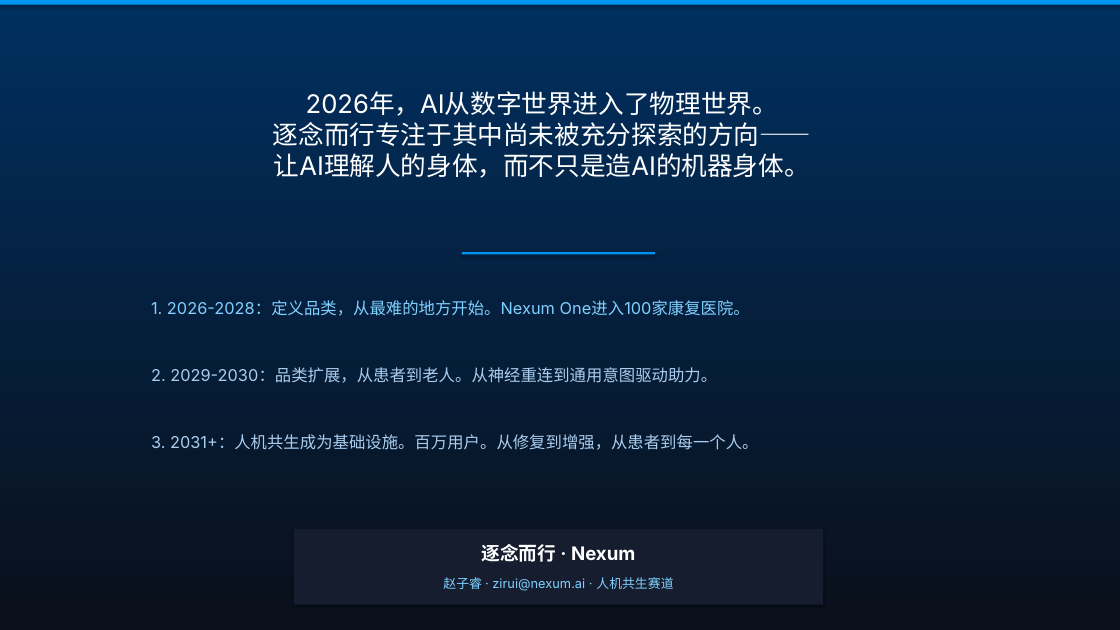
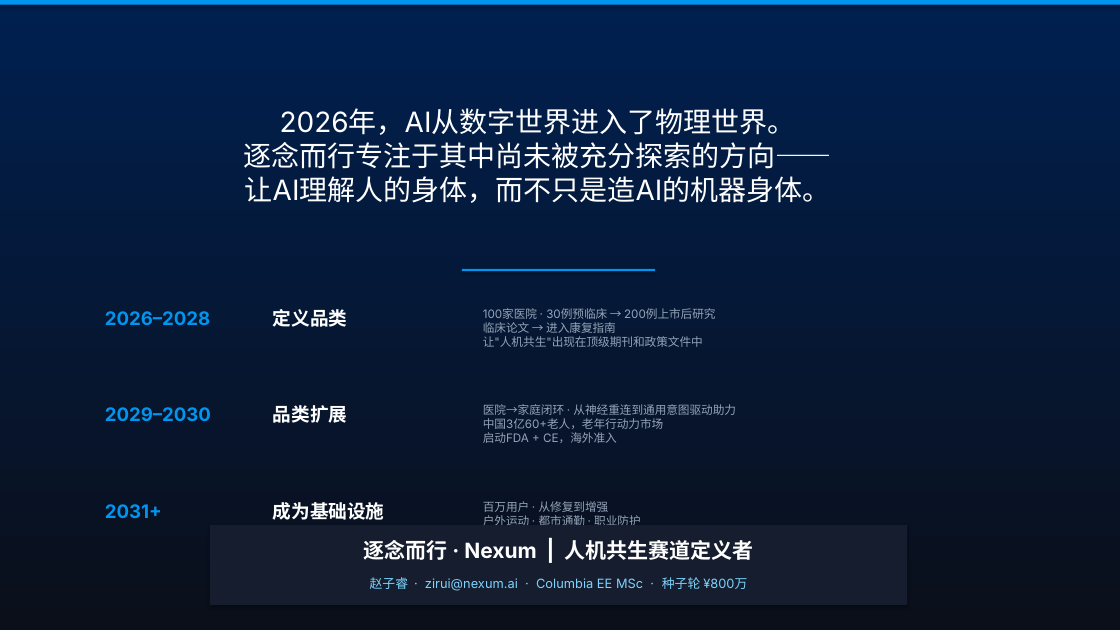
Before and after one commit to nexum-bci/nexum-bci.github.io, a slide deck: slide 12 of docs/Nexum_Pitch_Deck.pptx. Drawn at 1120x630 pixels with LibreOffice and Linux fonts; fonts in the diff are those of the drawing. Boxes give left, top, right and bottom in pixels: in the first picture for what was removed or moved away, otherwise in the second. Text is boxed around its words. In the diff, an @@ line names an element or a change of style, - is before the commit and + after.

```diff
--- a/docs/Nexum_Pitch_Deck.pptx
+++ b/docs/Nexum_Pitch_Deck.pptx
@@ rectangle at <box>0,0,1120,630</box>: fill gradient #0A0F1A to #003060 to gradient #0A0F1A to #002050 @@
@@ text "2026年，AI从数字世界进入了物理世界。 逐念而行专注于其中尚未被充分探索的方向—— 让AI理解人的身体，而不只是造A ...": place and size @@
-text "2026年，AI从数字世界进入了物理世界。 逐念而行专注于其中尚未被充分探索的方向—— 让AI理解人的身体，而不只是造A ..." at <box>273,92,811,178</box>
+text "2026年，AI从数字世界进入了物理世界。 逐念而行专注于其中尚未被充分探索的方向—— 让AI理解人的身体，而不只是造A ..." at <box>244,109,832,203</box>
@@ text "2026年，AI从数字世界进入了物理世界。 逐念而行专注于其中尚未被充分探索的方向—— 让AI理解人的身体，而不只是造A ..." at <box>244,109,832,203</box>: size 22 to 24 pt; more space between paragraphs @@
@@ rectangle: place and size @@
-rectangle at <box>462,252,655,255</box>
+rectangle at <box>462,269,655,271</box>
@@ text at <box>105,311,210,325</box>: text changed; size 14 to 16 pt; text colour #80D0FF to #0096F0; bold on @@
-1. 2026-2028：定义品类，从最难的地方开始。Nexum One进入100家康复医院。
+2026–2028
@@ text at <box>273,309,347,327</box>: text changed; size 14 to 16 pt; text colour #AACCEE to #FFFFFF; bold on @@
-2. 2029-2030：品类扩展，从患者到老人。从神经重连到通用意图驱动助力。
+定义品类
@@ text at <box>483,308,716,347</box>: text changed; size 14 to 10 pt; text colour #AACCEE to #94A3B8 @@
-3. 2031+：人机共生成为基础设施。百万用户。从修复到增强，从患者到每一个人。
+100家医院 · 30例预临床 → 200例上市后研究
+临床论文 → 进入康复指南
+让"人机共生"出现在顶级期刊和政策文件中
@@ text added at <box>105,407,211,421</box>, 16 pt, text #0096F0, bold @@
+2029–2030
@@ text added at <box>273,405,347,423</box>, 16 pt, text #FFFFFF, bold @@
+品类扩展
@@ text added at <box>483,404,736,443</box>, 10 pt, text #94A3B8 @@
+医院→家庭闭环 · 从神经重连到通用意图驱动助力
+中国3亿60+老人，老年行动力市场
+启动FDA + CE，海外准入
@@ text added at <box>105,504,162,518</box>, 16 pt, text #0096F0, bold @@
+2031+
@@ text added at <box>273,502,385,520</box>, 16 pt, text #FFFFFF, bold @@
+成为基础设施
@@ text added at <box>483,501,715,543</box>, 10 pt, text #94A3B8 @@
+百万用户 · 从修复到增强
+户外运动 · 都市通勤 · 职业防护
+人机共生像智能手机一样成为日常生活一部分
@@ rectangle: place and size @@
-rectangle at <box>294,529,823,605</box>
+rectangle at <box>210,525,907,605</box>
@@ text at <box>364,540,754,560</box>: text changed; size 16 to 18 pt @@
-逐念而行 · Nexum
+逐念而行 · Nexum | 人机共生赛道定义者
@@ text at <box>370,577,747,591</box>: text changed; text colour #80D0FF to #7DD3FC @@
-赵子睿 · zirui@nexum.ai · 人机共生赛道
+赵子睿 · zirui@nexum.ai · Columbia EE MSc · 种子轮 ¥800万
```
Also in this commit, not shown: 11 other slides changed, 12 other files.
